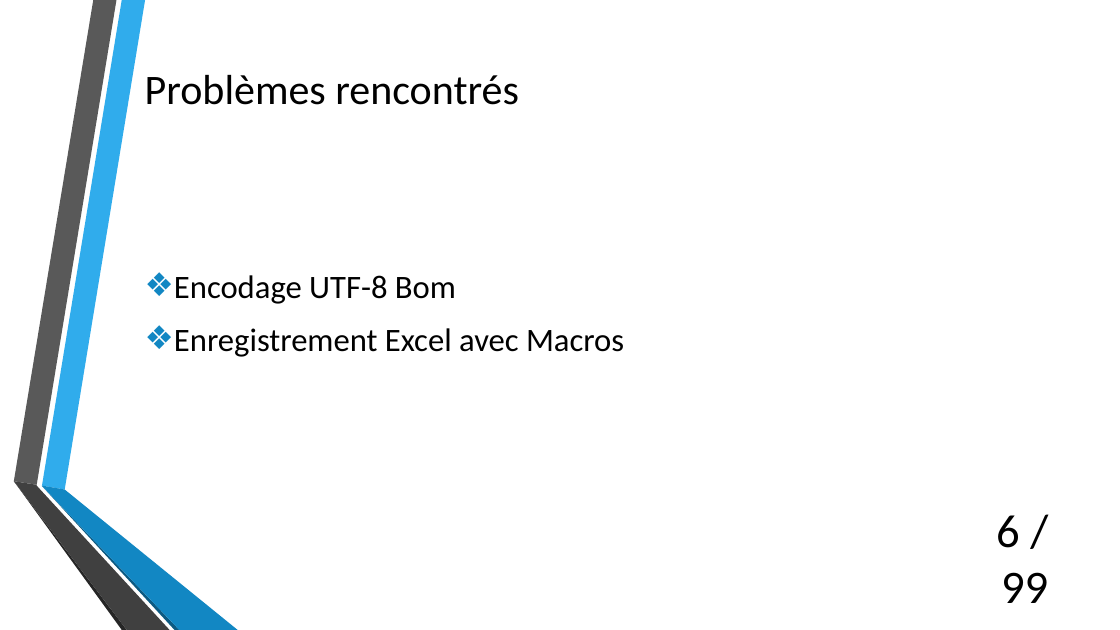
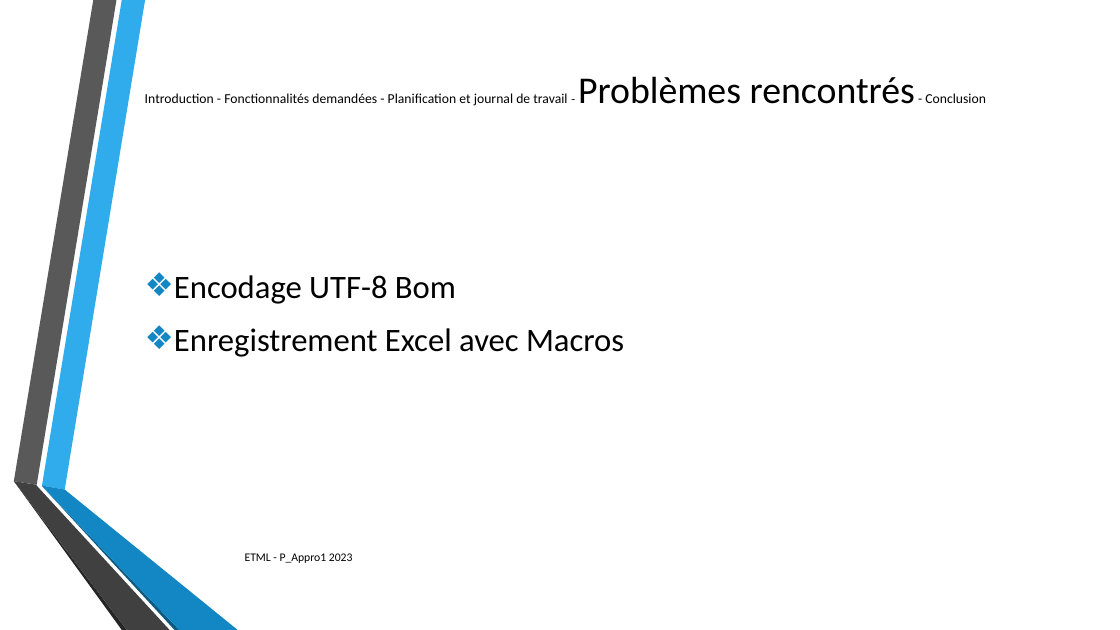
Before and after one commit to SylvainPhilipona/Recuperation-des-AutoEvaluations, a slide deck: slide 6 of CDC-rapport-jdt/Presentation/Presentation_philipona.pptx. Drawn at 1120x630 pixels with LibreOffice and Linux fonts; fonts in the diff are those of the drawing; background and template pictures are left out. Boxes give left, top, right and bottom in pixels: in the first picture for what was removed or moved away, otherwise in the second. Text is boxed around its words. In the diff, an @@ line names an element or a change of style, - is before the commit and + after.

```diff
--- a/CDC-rapport-jdt/Presentation/Presentation_philipona.pptx
+++ b/CDC-rapport-jdt/Presentation/Presentation_philipona.pptx
@@ title at [145,76,986,106]: text changed; size 36 to 11.7 pt @@
-Problèmes rencontrés
+Introduction - Fonctionnalités demandées - Planification et journal de travail - Problèmes rencontrés - Conclusion
@@ page number removed at [996,515,1048,603] @@
-6 / 99
@@ text added at [245,553,353,563], 10 pt, text #000000 @@
+ETML - P_Appro1 2023
```
Also in this commit, not shown: 7 other slides changed, 1 slide added, 1 slide removed, 2 other files.
